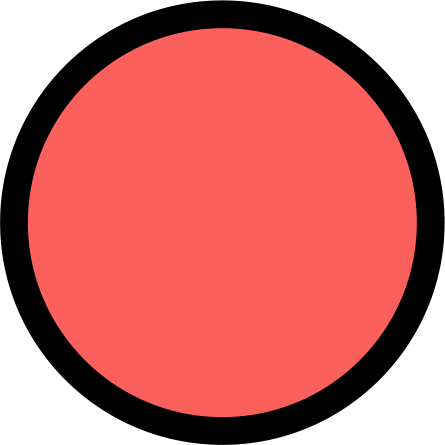
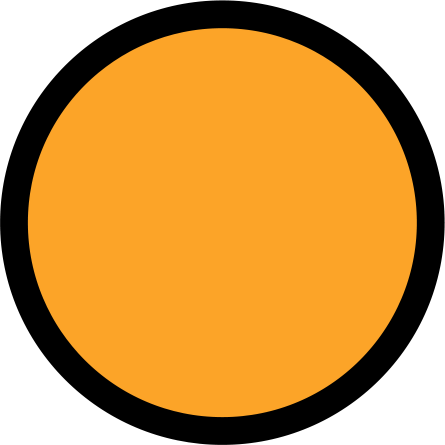
Layers edited between the first and the second 445x445 image:
showed "orange", painted on it over <box>27,28,417,418</box>
hid "red" over <box>27,28,417,418</box>
